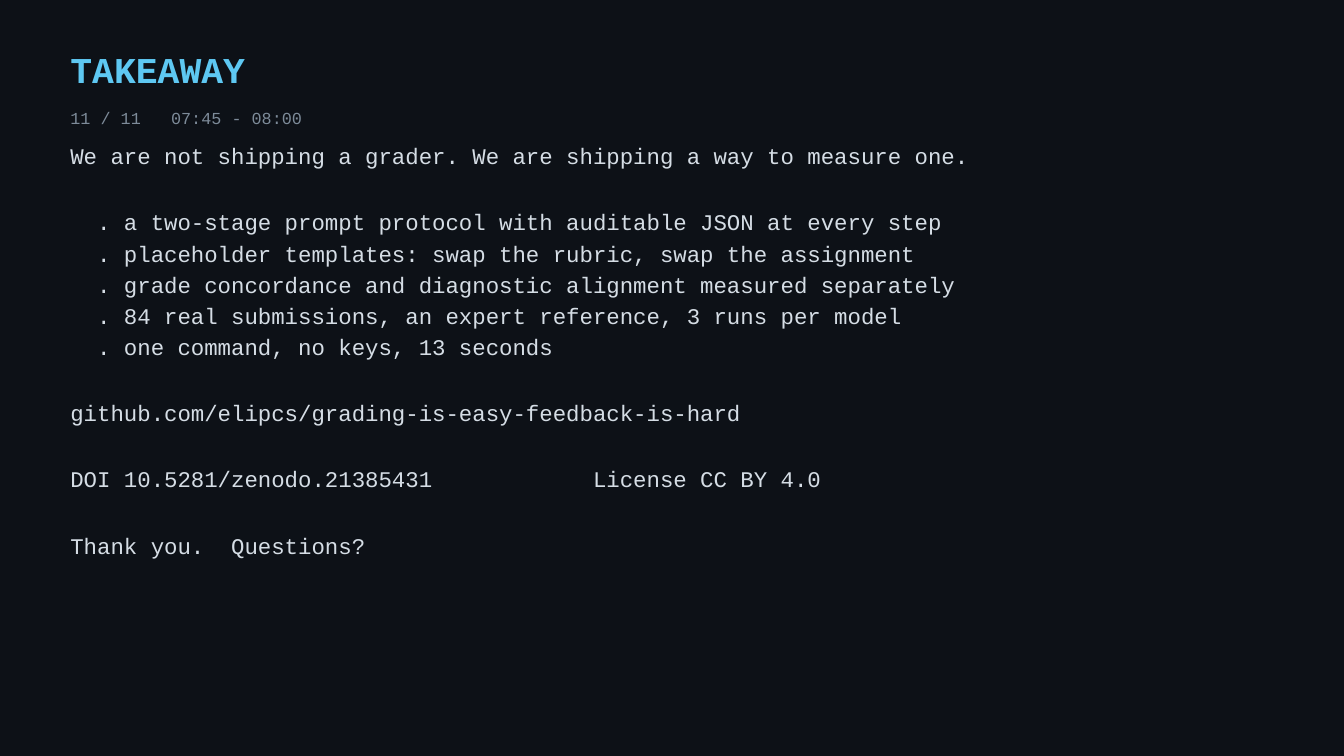
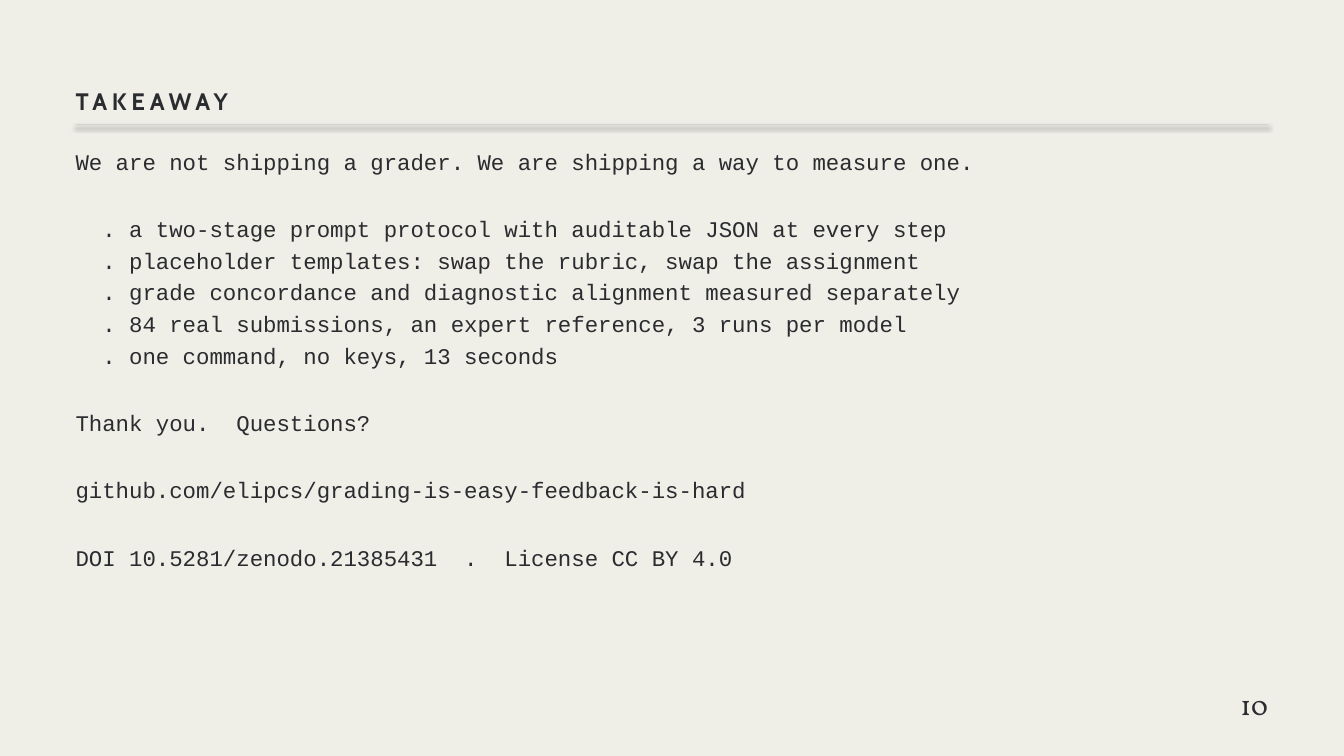
Before and after one commit to elipcs/grading-is-easy-feedback-is-hard, a slide deck: slide 11 of docs/presentation/slides.pptx. Drawn at 1344x756 pixels with LibreOffice and Linux fonts; fonts in the diff are those of the drawing. Boxes give left, top, right and bottom in pixels: in the first picture for what was removed or moved away, otherwise in the second. Text is boxed around its words. In the diff, an @@ line names an element or a change of style, - is before the commit and + after.

```diff
--- a/docs/presentation/slides.pptx
+++ b/docs/presentation/slides.pptx
@@ background #0D1117 to #EFEEE7 @@
@@ text "TAKEAWAY": place and size @@
-text "TAKEAWAY" at (70,59,245,83)
+text "TAKEAWAY" at (76,52,1268,115)
@@ text "TAKEAWAY" at (76,52,1268,115): size 26 to 17 pt, font Courier New to Cabin, text colour #5EC8F2 to #2B2C30, letter spacing 0 to 3.4 pt; vertical alignment top to bottom @@
@@ text removed at (70,113,302,124) @@
-11 / 11 07:45 - 08:00
@@ line added from (76, 125) to (1268, 125), #D5D3CB 0.75 pt @@
@@ text at (76,154,974,503): text colour #D5DDE5 to #2B2C30 in "We are not shipping a grader. We ...", ". a two-stage prompt protocol with auditable ...", ". placeholder templates: swap the rubric, swap ...", ". grade concordance and diagnostic alignment measured ..." and 3 more places; line spacing 1.16 to 1.18 @@
@@ text at (76,415,370,436): paragraph added @@
+Thank you. Questions?
@@ text at (76,550,732,567): text changed; text colour #D5DDE5 to #2B2C30 @@
-DOI 10.5281/zenodo.21385431 License CC BY 4.0
-Thank you. Questions?
+DOI 10.5281/zenodo.21385431 . License CC BY 4.0
@@ text added at (1240,701,1268,716), 20 pt, text #2B2C30 @@
+10
```
Also in this commit, not shown: 10 other slides changed, 2 other files.
